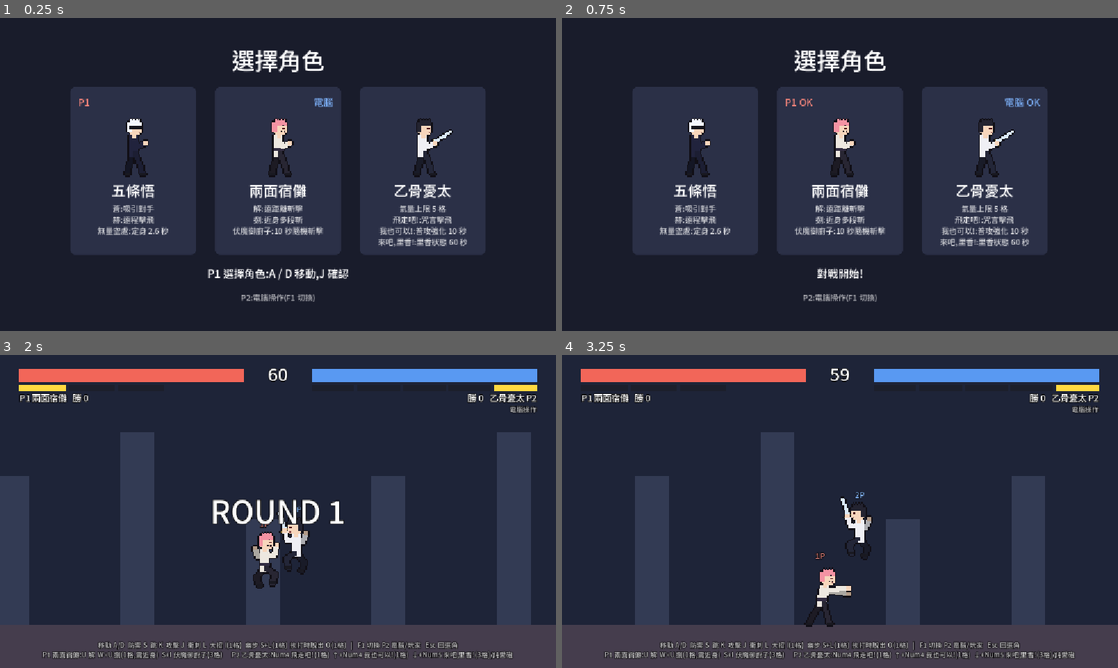
Above: before the commit, frames 1-4 (two rows, left to right).
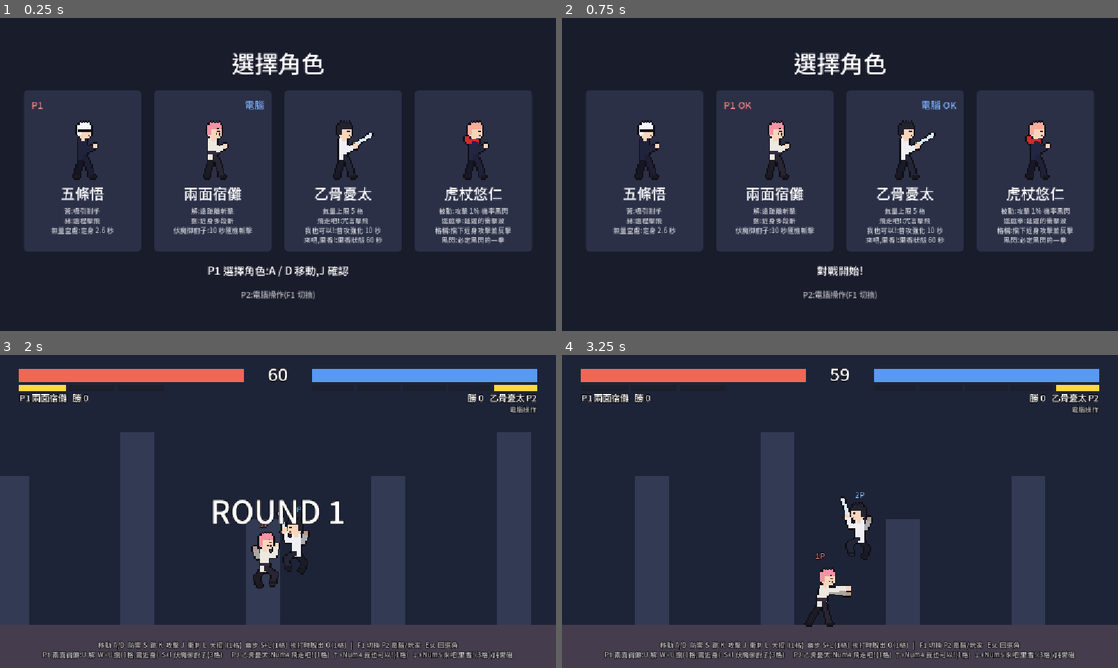
Above: after the commit, the same moments.

Repository: tyboy0407/anifight
Game: Godot game, scene res://scenes/select.tscn
Same seed, same stepped clock (60 frames per second), same inputs: the game is played once before the commit and once after it.
Inputs (mouse positions are in pixels of both pictures, inside the frame that each line leads up to):
- Up to frame 1 (0.25 s): no input
- Up to frame 2 (0.75 s): tap Enter (ui_accept) at 0.5 s; move the mouse to (962, 158) at 0.52 s; hold D from 0.53 s (still down); tap J at 0.6 s; click (962, 158) at 0.67 s
- Up to frame 3 (2 s): keep holding D; tap Enter (ui_accept) at 0.77, 1.52 s; move the mouse to (166, 527) at 1.27 s; tap K at 1.35 s; click (166, 527) at 1.42 s
- Up to frame 4 (3.25 s): move the mouse to (895, 442) at 2.02 s; release D at 2.03 s; hold A 2.03-2.78 s; tap L at 2.1 s; click (895, 442) at 2.17 s; move the mouse to (812, 574) at 2.77 s; hold D from 2.78 s (still down); tap I at 2.85 s; click (812, 574) at 2.92 s; tap Enter (ui_accept) at 3.02 s

The runs differ from the first frame. In frame 1, 24% of the frame differs, in the area x 4-96%, y 10-91%; in frame 2, 24%; in frame 3, less than 0.1%; in frame 4, less than 0.1%.

Commit message:
Add Yuji character with Black Flash and Flow state
- Passive Black Flash: every landed attack has a 1% chance to deal
  double damage and start Flow (30s): energy regenerates and the
  chance rises to 10%. Black Flashes during Flow do not refresh it
- Divergent Fist (1 bar): the punch deals no damage; a cursed-energy
  shockwave bursts on the target about a second later and knocks it back
- Parry (1 bar): one-second stance that cancels a melee hit and
  counters with two punches; ranged attacks are not parried
- Ultimate (3 bars): lunging punch that is always a Black Flash
- Fighter.stagger() for damage-free hitstun; AI range hints so the CPU
  does not waste close-range skills from afar
- Select screen fits four cards; placeholder sprite and font updated

Co-Authored-By: Claude Fable 5.2 <noreply@anthropic.com>

Diff:
--- /dev/null
+++ b/assets/characters/yuji/sheet.json
@@ -0,0 +1,330 @@
+{
+	"animations": {
+		"air_attack": {
+			"fps": 8,
+			"frames": [
+				[
+					0,
+					384,
+					48,
+					48
+				]
+			],
+			"loop": false
+		},
+		"attack1": {
+			"fps": 12,
+			"frames": [
+				[
+					0,
+					240,
+					48,
+					48
+				],
+				[
+					48,
+					240,
+					48,
+					48
+				],
+				[
+					96,
+					240,
+					48,
+					48
+				]
+			],
+			"loop": false
+		},
+		"attack2": {
+			"fps": 12,
+			"frames": [
+				[
+					0,
+					288,
+					48,
+					48
+				],
+				[
+					48,
+					288,
+					48,
+					48
+				],
+				[
+					96,
+					288,
+					48,
+					48
+				]
+			],
+			"loop": false
+		},
+		"attack3": {
+			"fps": 12,
+			"frames": [
+				[
+					0,
+					336,
+					48,
+					48
+				],
+				[
+					48,
+					336,
+					48,
+					48
+				],
+				[
+					96,
+					336,
+					48,
+					48
+				],
+				[
+					144,
+					336,
+					48,
+					48
+				]
+			],
+			"loop": false
+		},
+		"burst": {
+			"fps": 8,
+			"frames": [
+				[
+					0,
+					528,
+					48,
+					48
+				]
+			],
+			"loop": false
+		},
+		"cast": {
+			"fps": 8,
+			"frames": [
+				[
+					0,
+					480,
+					48,
+					48
+				],
+				[
+					48,
+					480,
+					48,
+					48
+				],
+				[
+					96,
+					480,
+					48,
+					48
+				]
+			],
+			"loop": false
+		},
+		"dash": {
+			"fps": 12,
+			"frames": [
+				[
+					0,
+					144,
+					48,
+					48
+				],
+				[
+					48,
+					144,
+					48,
+					48
+				]
+			],
+			"loop": true
+		},
+		"down": {
+			"fps": 8,
+			"frames": [
+				[
+					0,
+					672,
+					48,
+					48
+				]
+			],
+			"loop": false
+		},
+		"getup": {
+			"fps": 8,
+			"frames": [
+				[
+					0,
+					720,
+					48,
+					48
+				],
+				[
+					48,
+					720,
+					48,
+					48
+				]
+			],
+			"loop": false
+		},
+		"guard": {
+			"fps": 8,
+			"frames": [
+				[
+					0,
+					192,
+					48,
+					48
+				]
+			],
+			"loop": false
+		},
+		"hit": {
+			"fps": 10,
+			"frames": [
+				[
+					0,
+					576,
+					48,
+					48
+				],
+				[
+					48,
+					576,
+					48,
+					48
+				]
+			],
+			"loop": false
+		},
+		"idle": {
+			"fps": 4,
+			"frames": [
+				[
+					0,
+					0,
+					48,
+					48
+				],
+				[
+					48,
+					0,
+					48,
+					48
+				]
+			],
+			"loop": true
+		},
+		"jump": {
+			"fps": 8,
+			"frames": [
+				[
+					0,
+					96,
+					48,
+					48
+				]
+			],
+			"loop": false
+		},
+		"launched": {
+			"fps": 8,
+			"frames": [
+				[
+					0,
+					624,
+					48,
+					48
+				],
+				[
+					48,
+					624,
+					48,
+					48
+				]
+			],
+			"loop": true
+		},
+		"special": {
+			"fps": 12,
+			"frames": [
+				[
+					0,
+					432,
+					48,
+					48
+				],
+				[
+					48,
+					432,
+					48,
+					48
+				],
+				[
+					96,
+					432,
+					48,
+					48
+				],
+				[
+					144,
+					432,
+					48,
+					48
+				]
+			],
+			"loop": false
+		},
+		"walk": {
+			"fps": 10,
+			"frames": [
+				[
+					0,
+					48,
+					48,
+					48
+				],
+				[
+					48,
+					48,
+					48,
+					48
+				],
+				[
+					96,
+					48,
+					48,
+					48
+				],
+				[
+					144,
+					48,
+					48,
+					48
+				],
+				[
+					192,
+					48,
+					48,
+					48
+				],
+				[
+					240,
+					48,
+					48,
+					48
+				]
+			],
+			"loop": true
+		}
+	},
+	"foot_offset": 1,
+	"scale": 3.0
+}
--- /dev/null
+++ b/scenes/characters/yuji.tscn
@@ -0,0 +1,16 @@
+[gd_scene load_steps=3 format=3]
+
+[ext_resource type="PackedScene" path="res://scenes/fighter.tscn" id="1_base"]
+[ext_resource type="Script" path="res://scripts/characters/yuji.gd" id="2_yuji"]
+
+[node name="Fighter" instance=ExtResource("1_base")]
+script = ExtResource("2_yuji")
+sprite_dir = "res://assets/characters/yuji"
+
+[node name="Hair" type="ColorRect" parent="."]
+offset_left = -28.0
+offset_top = -124.0
+offset_right = 28.0
+offset_bottom = -104.0
+mouse_filter = 2
+color = Color(0.98, 0.7, 0.62, 1)
--- a/scripts/characters/sukuna.gd
+++ b/scripts/characters/sukuna.gd
@@ -102,6 +102,10 @@
 	_start_cast(DOMAIN_CAST, DOMAIN_RELEASE, _release_domain)
 
 
+func ai_skill2_range() -> float:
+	return CLEAVE_RANGE
+
+
 # ---------- 解 ----------
 
 func _release_dismantle() -> void:
--- /dev/null
+++ b/scripts/characters/yuji.gd
@@ -0,0 +1,339 @@
+class_name YujiFighter
+extends Fighter
+## 以虎杖悠仁為藍本的角色。徒手四連擊。
+##
+## 被動
+##   黑閃:所有攻擊命中時有 1% 機率觸發,該次傷害 2 倍,並進入心流狀態。
+##   心流:持續 30 秒,期間持續回復氣量,黑閃機率提升到 10%。
+##         心流期間再觸發黑閃不會刷新時間,要等心流結束才能重新進入。
+## 招式
+##   逕庭拳(skill,1 格):揮拳命中時不造成傷害,約 1 秒後在對手身上爆出藍色咒力衝擊波並擊退。
+##   格檔(上 + skill,1 格):舉手格檔 1 秒,期間被近身攻擊會抵銷該次傷害並反擊兩拳。
+##   黑閃(下 + special,3 格):向前揮拳,命中必定觸發黑閃。
+
+const FLASH_COLOR := Color(0.85, 0.08, 0.12)
+const CURSE_COLOR := Color(0.35, 0.65, 1.0)
+
+# 黑閃 / 心流
+const BLACK_FLASH_CHANCE := 0.01
+const FLOW_BLACK_FLASH_CHANCE := 0.10
+const BLACK_FLASH_DAMAGE_SCALE := 2.0
+const FLOW_DURATION := 30.0
+const FLOW_ENERGY_PER_SECOND := 10.0
+# 逕庭拳
+const DIVERGENT_COST := 100
+const DIVERGENT_CAST := 0.45
+const DIVERGENT_RELEASE := 0.14
+const DIVERGENT_REACH_OFFSET := Vector2(75, -60)
+const DIVERGENT_REACH_SIZE := Vector2(140, 110)
+const DIVERGENT_TOUCH_STAGGER := 0.25
+const DIVERGENT_DELAY := 1.0
+# 格檔
+const PARRY_COST := 100
+const PARRY_DURATION := 1.0
+const PARRY_RANGE := 190.0     # 攻擊者在這個距離內才算近身攻擊;遠程招式擋不掉
+const PARRY_STAGGER := 0.6
+const COUNTER_CAST := 0.55
+const COUNTER_FIRST_HIT := 0.10
+const COUNTER_INTERVAL := 0.20
+const COUNTER_REACH := 230.0
+# 大招:黑閃
+const ULTIMATE_DAMAGE := 180   # 必定黑閃,實際是 2 倍
+
+## 黑閃機率。獨立成變數是為了測試時可以調整。
+var black_flash_chance := BLACK_FLASH_CHANCE
+var flow_black_flash_chance := FLOW_BLACK_FLASH_CHANCE
+
+var _flow_time := 0.0
+var _flow_energy := 0.0  # 尚未滿 1 點的回復量
+var _doubled: Dictionary = {}  # 原招式 -> 傷害 2 倍的複本
+var _strike_flash := false
+var _strike_health := 0
+
+var _ultimate_move: AttackData
+var _divergent_time := 0.0
+var _divergent_marker: ColorRect
+var _divergent_burst_move: AttackData
+
+var _parrying := false
+var _counter_hits_left := 0
+var _counter_timer := 0.0
+var _counter_move: AttackData
+var _counter_final_move: AttackData
+
+var _status_label: Label
+
+@onready var _hair: ColorRect = $Hair
+
+
+func _ready() -> void:
+	super()
+	_status_label = Label.new()
+	_status_label.mouse_filter = Control.MOUSE_FILTER_IGNORE
+	_status_label.horizontal_alignment = HORIZONTAL_ALIGNMENT_CENTER
+	_status_label.add_theme_font_size_override("font_size", 14)
+	_status_label.add_theme_color_override("font_color", FLASH_COLOR.lightened(0.45))
+	_status_label.add_theme_color_override("font_outline_color", Color.BLACK)
+	_status_label.add_theme_constant_override("outline_size", 5)
+	_status_label.size = Vector2(240, 20)
+	_status_label.position = Vector2(-120, -BODY_SIZE.y - 66)
+	add_child(_status_label)
+
+
+func _build_moves() -> void:
+	super()
+	# 徒手四連擊,最後一擊擊飛
+	_ground_moves = [
+		AttackData.make(40, 0.05, 0.10, 0.16, Vector2(60, -70), Vector2(70, 36), Vector2(170, 0), 0.32),
+		AttackData.make(45, 0.06, 0.10, 0.16, Vector2(62, -62), Vector2(76, 40), Vector2(180, 0), 0.32),
+		AttackData.make(55, 0.07, 0.10, 0.18, Vector2(66, -58), Vector2(86, 46), Vector2(190, 0), 0.34),
+		AttackData.make(95, 0.10, 0.12, 0.30, Vector2(72, -65), Vector2(100, 60), Vector2(440, -540), 0.0, true, 230.0),
+	]
+	_ultimate_move = AttackData.make(ULTIMATE_DAMAGE, 0.16, 0.14, 0.40, Vector2(90, -62), Vector2(170, 90), Vector2(720, -560), 0.0, true, 420.0)
+	_ultimate_move.builds_energy = false
+	_ultimate_move.color = Color(0.1, 0.02, 0.04, 0.85)
+	_divergent_burst_move = AttackData.make(120, 0.0, 0.0, 0.0, Vector2.ZERO, Vector2.ZERO, Vector2(650, -420), 0.0, true, 0.0)
+	_divergent_burst_move.builds_energy = false
+	_counter_move = AttackData.make(70, 0.0, 0.0, 0.0, Vector2.ZERO, Vector2.ZERO, Vector2(60, 0), 0.40, false, 0.0)
+	_counter_move.builds_energy = false
+	_counter_final_move = AttackData.make(90, 0.0, 0.0, 0.0, Vector2.ZERO, Vector2.ZERO, Vector2(460, -500), 0.0, true, 0.0)
+	_counter_final_move.builds_energy = false
+
+
+func reset(spawn_position: Vector2, spawn_facing: int) -> void:
+	_flow_time = 0.0
+	_flow_energy = 0.0
+	_parrying = false
+	_counter_hits_left = 0
+	_clear_divergent()
+	super(spawn_position, spawn_facing)
+
+
+func _physics_process(delta: float) -> void:
+	super(delta)
+	_tick_flow(delta)
+	_tick_divergent(delta)
+	_tick_counter(delta)
+	if _parrying and state != State.CAST:
+		_parrying = false  # 格檔時間到,或被遠程招式打斷
+	_status_label.text = "心流 %d" % ceili(_flow_time) if in_flow() else ""
+
+
+func _try_character_actions() -> bool:
+	if _skill2_pressed():
+		if _spend_energy(PARRY_COST):
+			_start_parry()
+			return true
+		return false
+	if _skill1_pressed() and _spend_energy(DIVERGENT_COST):
+		_start_cast(DIVERGENT_CAST, DIVERGENT_RELEASE, _release_divergent, "attack2")
+		return true
+	return false
+
+
+func _start_super() -> void:
+	_start_attack(_ultimate_move, SPECIAL_STEP)
+
+
+func ai_skill_range() -> float:
+	return DIVERGENT_REACH_SIZE.x
+
+
+func ai_skill2_range() -> float:
+	return PARRY_RANGE
+
+
+# ---------- 黑閃與心流 ----------
+
+func in_flow() -> bool:
+	return _flow_time > 0.0
+
+
+func current_black_flash_chance() -> float:
+	return flow_black_flash_chance if in_flow() else black_flash_chance
+
+
+## 出手前:決定這一擊是不是黑閃,並回傳實際要套用的招式數值。
+func _prepare_strike(move: AttackData) -> AttackData:
+	_strike_health = opponent.health if opponent != null else 0
+	_strike_flash = move == _ultimate_move or randf() < current_black_flash_chance()
+	if not _strike_flash:
+		return move
+	if not _doubled.has(move):
+		var copy: AttackData = move.duplicate()
+		copy.damage = int(round(move.damage * BLACK_FLASH_DAMAGE_SCALE))
+		_doubled[move] = copy
+	return _doubled[move]
+
+
+## 出手後:這一擊真的打中(沒被防禦、對手不是無敵)才算觸發黑閃。
+func _finish_strike(target: Fighter) -> void:
+	if not _strike_flash:
+		return
+	_strike_flash = false
+	if target.health >= _strike_health or target.state == State.GUARD:
+		return
+	_callout("黑閃", FLASH_COLOR)
+	_spark(target.global_position + Vector2(0, -60))
+	if not in_flow():
+		# 心流期間再觸發黑閃不會刷新時間
+		_flow_time = FLOW_DURATION
+		_flow_energy = 0.0
+
+
+## 不經過攻擊框、直接命中對手的招式(衝擊波、反擊)也走同一套黑閃判定。
+func _strike(move: AttackData) -> void:
+	if opponent == null:
+		return
+	opponent.take_hit(_prepare_strike(move), self)
+	_finish_strike(opponent)
+
+
+func _effective_move(move: AttackData) -> AttackData:
+	return _prepare_strike(move)
+
+
+func _on_attack_hit(target: Fighter, _move_used: AttackData) -> void:
+	_finish_strike(target)
+
+
+func _tick_flow(delta: float) -> void:
+	if not in_flow():
+		return
+	_flow_time = maxf(_flow_time - delta, 0.0)
+	if state == State.KO:
+		return
+	_flow_energy += FLOW_ENERGY_PER_SECOND * delta
+	if _flow_energy >= 1.0:
+		var whole := int(_flow_energy)
+		_flow_energy -= whole
+		add_energy(whole)
+
+
+## 黑閃的火花:黑色與紅色交錯的閃電狀線條。
+func _spark(center: Vector2) -> void:
+	for i in 7:
+		var bolt := _spawn_rect(Vector2(randf_range(120, 210), 7), Color(0.05, 0.02, 0.04) if i % 2 == 0 else FLASH_COLOR, center, 3)
+		bolt.rotation = randf_range(-PI, PI)
+		var tween := bolt.create_tween()
+		tween.tween_property(bolt, "modulate:a", 0.0, 0.28)
+		tween.tween_callback(bolt.queue_free)
+
+
+# ---------- 逕庭拳 ----------
+
+func _release_divergent() -> void:
+	_callout("逕庭拳", CURSE_COLOR)
+	var center := global_position + Vector2(DIVERGENT_REACH_OFFSET.x * facing, DIVERGENT_REACH_OFFSET.y)
+	if not _rect_hits_opponent(center, DIVERGENT_REACH_SIZE):
+		return
+	var side := int(signf(opponent.global_position.x - global_position.x))
+	if opponent.state == State.GUARD and opponent.facing == -side:
+		return  # 被防禦住,咒力沒有打進去
+	# 拳頭本身不造成傷害,只讓對手頓一下;咒力稍後才爆開
+	opponent.stagger(DIVERGENT_TOUCH_STAGGER)
+	_clear_divergent()
+	_divergent_time = DIVERGENT_DELAY
+	_divergent_marker = _spawn_rect(Vector2(18, 18), CURSE_COLOR, opponent.global_position + Vector2(0, -60), 3)
+
+
+func _tick_divergent(delta: float) -> void:
+	if _divergent_time <= 0.0:
+		return
+	_divergent_time -= delta
+	var chest := opponent.global_position + Vector2(0, -60)
+	# 對手身上閃爍的咒力殘留,越接近爆發越大
+	var grow := 18.0 + 22.0 * (1.0 - _divergent_time / DIVERGENT_DELAY)
+	_divergent_marker.size = Vector2(grow, grow)
+	_divergent_marker.pivot_offset = _divergent_marker.size / 2.0
+	_divergent_marker.position = chest - _divergent_marker.size / 2.0
+	_divergent_marker.rotation += delta * 9.0
+	_divergent_marker.modulate.a = 0.55 + 0.45 * sin(_divergent_time * 40.0)
+	if _divergent_time > 0.0:
+		return
+
+	_clear_divergent()
+	# 衝擊波:由小變大的藍色方框
+	for i in 2:
+		var wave := _spawn_rect(Vector2(70, 70), Color(CURSE_COLOR, 0.75 - 0.3 * i), chest, 2)
+		wave.rotation = PI / 4.0 * i
+		var tween := wave.create_tween()
+		tween.tween_property(wave, "scale", Vector2(4.0, 4.0), 0.3)
+		tween.parallel().tween_property(wave, "modulate:a", 0.0, 0.3)
+		tween.tween_callback(wave.queue_free)
+	_strike(_divergent_burst_move)
+
+
+func _clear_divergent() -> void:
+	_divergent_time = 0.0
+	if is_instance_valid(_divergent_marker):
+		_divergent_marker.queue_free()
+	_divergent_marker = null
+
+
+# ---------- 格檔 ----------
+
+func _start_parry() -> void:
+	_parrying = true
+	_callout("格檔", Color(0.9, 0.9, 1.0))
+	# release 時間設在結束之後,所以只會維持架式,不會觸發 callback
+	_start_cast(PARRY_DURATION, PARRY_DURATION + 1.0, func() -> void: pass, "guard")
+
+
+func _can_parry(attacker: Fighter) -> bool:
+	var offset := attacker.global_position.x - global_position.x
+	if absf(offset) > PARRY_RANGE:
+		return false
+	return absf(offset) < 10.0 or int(signf(offset)) == facing
+
+
+## 格檔中被近身攻擊:抵銷這次傷害,改為反擊。其他情況照常受擊。
+func take_hit(move: AttackData, attacker: Fighter) -> void:
+	if _parrying and state == State.CAST and _can_parry(attacker):
+		_start_counter(attacker)
+		return
+	super(move, attacker)
+
+
+func _start_counter(attacker: Fighter) -> void:
+	_parrying = false
+	_callout("反擊", Color(1.0, 0.9, 0.5))
+	attacker.stagger(PARRY_STAGGER)
+	_counter_hits_left = 2
+	_counter_timer = COUNTER_FIRST_HIT
+	_start_cast(COUNTER_CAST, COUNTER_CAST + 1.0, func() -> void: pass, "attack1")
+
+
+func _tick_counter(delta: float) -> void:
+	if _counter_hits_left <= 0:
+		return
+	if state != State.CAST:
+		_counter_hits_left = 0
+		return
+	_counter_timer -= delta
+	if _counter_timer > 0.0:
+		return
+	_counter_timer = COUNTER_INTERVAL
+	_counter_hits_left -= 1
+	var is_last := _counter_hits_left == 0
+	# 第二拳換一個出拳動作
+	_cast_anim = "attack2" if is_last else "attack1"
+	_anim_restart = true
+	if opponent == null or opponent.is_invulnerable():
+		return
+	if global_position.distance_to(opponent.global_position) > COUNTER_REACH:
+		return
+	var impact := _spawn_rect(Vector2(90, 40), Color(1.0, 0.95, 0.6, 0.85), opponent.global_position + Vector2(-facing * 20.0, -62), 2)
+	var tween := impact.create_tween()
+	tween.tween_property(impact, "modulate:a", 0.0, 0.14)
+	tween.tween_callback(impact.queue_free)
+	_strike(_counter_final_move if is_last else _counter_move)
+
+
+# ---------- 顯示 ----------
+
+func _update_visual() -> void:
+	super()
+	_hair.visible = _eye.visible
+	if _has_sprite and in_flow() and state in [State.IDLE, State.MOVE, State.JUMP, State.ATTACK, State.DASH, State.CAST]:
+		_sprite.modulate = Color(1.35, 0.85, 0.85)
--- a/scripts/cpu_controller.gd
+++ b/scripts/cpu_controller.gd
@@ -79,10 +79,10 @@
 		return
 
 	if distance > FAR:
-		if roll < 0.2 and me.energy >= Fighter.SPECIAL_COST:
+		if roll < 0.2 and me.energy >= Fighter.SPECIAL_COST and distance <= me.ai_skill2_range():
 			_press("up", 0.12)
 			_press("skill", TAP)
-		elif roll < 0.5:
+		elif roll < 0.5 and distance <= me.ai_skill_range():
 			_press("skill", TAP)
 		elif roll < 0.6:
 			_move(toward, 0.1)
@@ -93,13 +93,15 @@
 		if roll < 0.12:
 			_press("jump", TAP)
 			_move(toward, 0.3)
-		elif roll < 0.22:
+		elif roll < 0.22 and distance <= me.ai_skill_range():
 			_press("skill", TAP)
 		else:
 			_move(toward, 0.2)
 	else:
-		if roll < 0.5:
+		if roll < 0.44:
 			_press("attack", TAP)
+		elif roll < 0.5:
+			_press("skill", TAP)
 		elif roll < 0.6 and me.energy >= Fighter.SPECIAL_COST:
 			# 上 + 技能:近身型技能(例如捌)在這個距離才放得出來
 			_press("up", 0.12)
--- a/scripts/fighter.gd
+++ b/scripts/fighter.gd
@@ -403,6 +403,25 @@
 	velocity.x = 0.0
 	_stun_time = duration
 	_set_state(State.STUNNED, true)
+
+
+## 被打出短暫硬直,不造成傷害、不計入連段。用於格檔反擊這類「打斷對手」的效果。
+func stagger(duration: float) -> void:
+	if is_invulnerable():
+		return
+	_set_hitbox(false)
+	velocity.x = 0.0
+	_stun_time = duration
+	_set_state(State.HITSTUN, true)
+
+
+## 給電腦對手的提示:技能一、技能二在離對手多遠以內才值得使用。預設不限距離。
+func ai_skill_range() -> float:
+	return INF
+
+
+func ai_skill2_range() -> float:
+	return INF
 
 
 func is_invulnerable() -> bool:
--- a/scripts/game_state.gd
+++ b/scripts/game_state.gd
@@ -31,6 +31,14 @@
 		"hair": Color(0.13, 0.13, 0.17),
 		"skills": ["飛走吧!(1格)", "我也可以!(1格)", "來吧,里香!(3格)/純愛砲"],
 		"summary": "氣量上限 5 格\n飛走吧!:咒言擊飛\n我也可以!:普攻強化 10 秒\n來吧,里香!:里香狀態 60 秒",
+	},
+	{
+		"name": "虎杖悠仁",
+		"scene": "res://scenes/characters/yuji.tscn",
+		"sprites": "res://assets/characters/yuji",
+		"hair": Color(0.98, 0.7, 0.62),
+		"skills": ["逕庭拳(1格)", "格檔(1格)", "黑閃(3格)"],
+		"summary": "被動:攻擊 1% 機率黑閃\n逕庭拳:延遲的衝擊波\n格檔:擋下近身攻擊並反擊\n黑閃:必定黑閃的一拳",
 	},
 ]
 
--- a/scripts/select.gd
+++ b/scripts/select.gd
@@ -3,7 +3,8 @@
 ## P2 為電腦時,P1 確認自己的角色後,接著用同一組按鍵替電腦選角色。
 ## 也可以直接用滑鼠或手指點角色卡片:第一下選自己,第二下選對手。
 
-const CARD_SIZE := Vector2(260, 330)
+const CARD_SIZE := Vector2(244, 330)
+const CARD_GAP := 26  # 四張卡片加間距要放得進 1152 寬的畫面
 const CONFIRM_DELAY := 0.6
 
 var _cursor: Array[int] = [0, 1]
@@ -143,7 +144,7 @@
 
 	var row := HBoxContainer.new()
 	row.alignment = BoxContainer.ALIGNMENT_CENTER
-	row.add_theme_constant_override("separation", 40)
+	row.add_theme_constant_override("separation", CARD_GAP)
 	column.add_child(row)
 	for info: Dictionary in GameState.CHARACTERS:
 		row.add_child(_build_card(info))
@@ -255,7 +256,10 @@
 			sprite.play("idle")
 
 	box.add_child(_label(info.name, 30))
-	var summary := _label(info.summary, 16)
+	var summary := _label(info.summary, 14)
+	# 太長的說明自動換行,不要把卡片撐寬
+	summary.autowrap_mode = TextServer.AUTOWRAP_ARBITRARY
+	summary.custom_minimum_size.x = CARD_SIZE.x - 32
 	summary.modulate = Color(1, 1, 1, 0.8)
 	box.add_child(summary)
 
--- a/tools/generate_placeholder_sprites.gd
+++ b/tools/generate_placeholder_sprites.gd
@@ -34,6 +34,13 @@
 		"pants": Color(0.14, 0.15, 0.22), "sash": Color(0, 0, 0, 0),
 		"sword": true,
 	},
+	{
+		"id": "yuji",
+		"hair": Color(0.98, 0.68, 0.6), "spiky": true, "blindfold": false, "marks": false,
+		"top": Color(0.14, 0.15, 0.26), "sleeve": Color(0.14, 0.15, 0.26),
+		"pants": Color(0.12, 0.13, 0.22), "sash": Color(0, 0, 0, 0),
+		"hood": Color(0.85, 0.16, 0.18),
+	},
 ]
 
 ## 站姿(格鬥架式)。其他姿勢只寫和它不同的關節。
@@ -213,6 +220,10 @@
 	if sash.a > 0.0:
 		_fill(p.hip + Vector2i(-3, -3), Vector2i(7, 2), sash)
 	_fill(p.neck + Vector2i(-1, -1), Vector2i(3, 2), SKIN)
+	if _style.has("hood"):
+		# 制服的連帽:披在肩膀與後頸
+		_fill(p.neck + Vector2i(-5, 0), Vector2i(9, 3), _style.hood)
+		_fill(p.neck + Vector2i(-6, -2), Vector2i(3, 4), _style.hood)
 
 	_draw_head(p.head)
 
Binary file added: assets/characters/yuji/sheet.png
Not shown, added: assets/characters/yuji/sheet.png.import
Binary file changed: assets/fonts/NotoSansTC-subset.ttf
Not shown, added: scripts/characters/yuji.gd.uid
